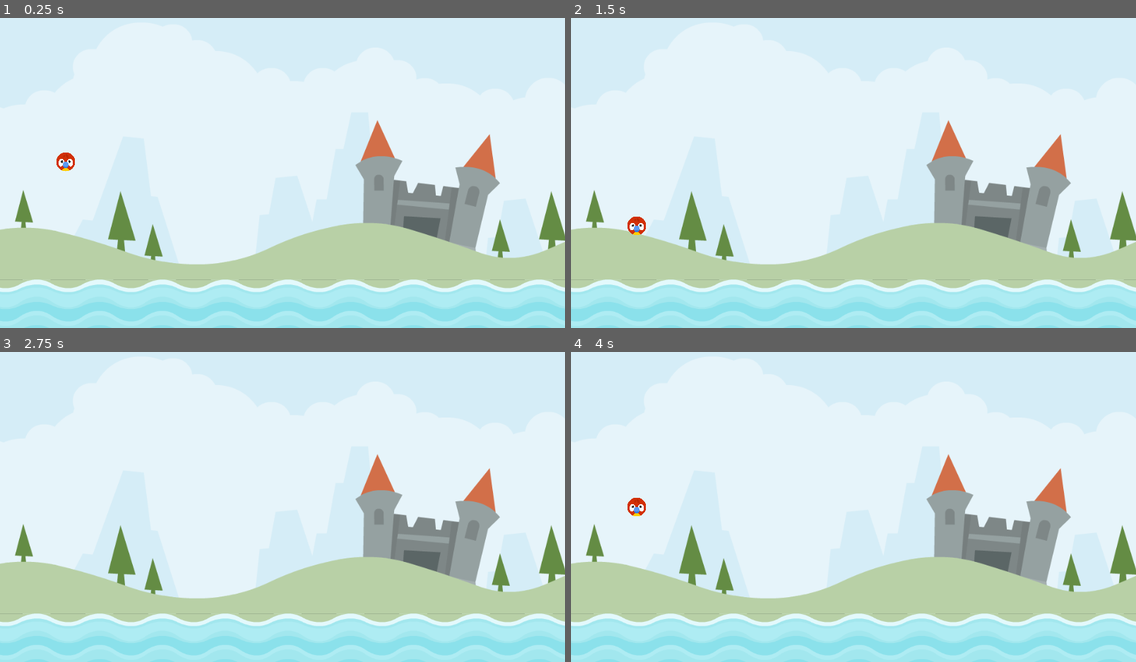
Above: before the commit, frames 1-4 (two rows, left to right).
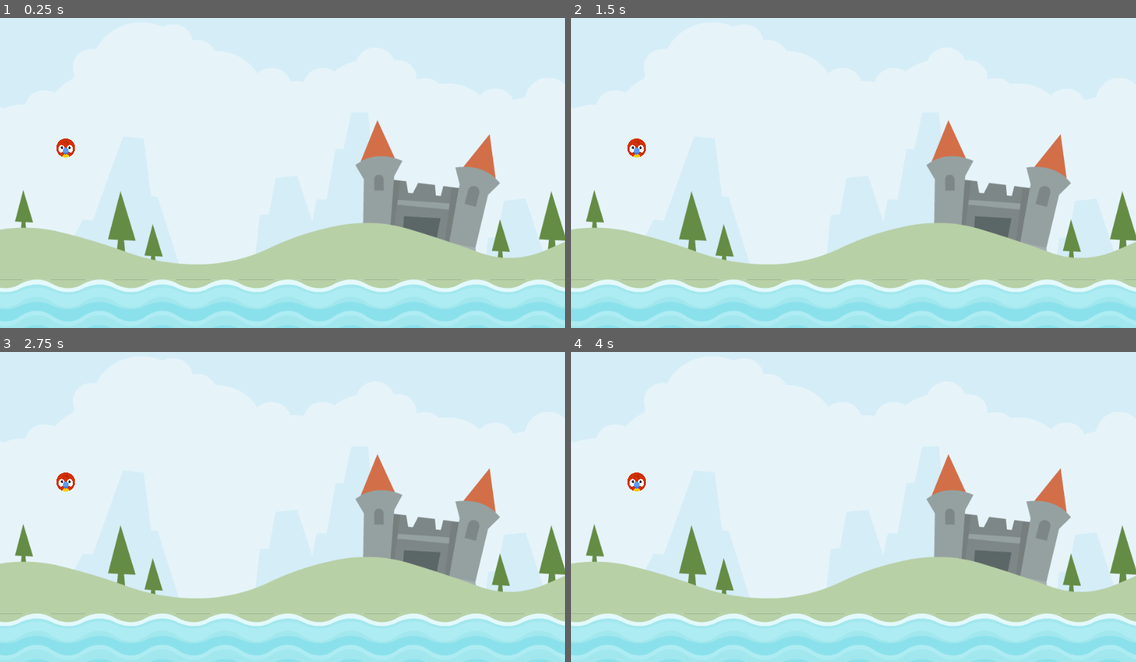
Above: after the commit, the same moments.

Repository: miguelbeltrancastro/Angry_Animals
Game: Godot game, scene res://scenes/level/level.tscn
The game is run twice, just before and just after one commit, with the same random seed, the same clock (stepped at 60 frames per second) and the same inputs.
Inputs (mouse positions are in pixels of both pictures, inside the frame that each line leads up to):
- Up to frame 1 (0.25 s): no input
- Up to frame 2 (1.5 s): move the mouse to (977, 154) at 0.52 s; press the mouse at (977, 154) at 0.53 s; release the mouse at (977, 154) at 1.25 s; drag from (740, 185) to (853, 324) at 1.27 s
- Up to frame 3 (2.75 s): move the mouse to (339, 432) at 2.02 s; press the mouse at (339, 432) at 2.03 s
- Up to frame 4 (4 s): release the mouse at (910, 432) at 2.75 s; drag from (825, 565) to (684, 457) at 2.77 s; move the mouse to (1023, 550) at 3.52 s; press the mouse at (1023, 550) at 3.53 s

The runs differ from the first frame. In frame 1, 0.3% of the frame differs, in the area x 10-14%, y 38-50%; in frame 2, 0.3%, in the area x 10-14%, y 38-70%; in frame 3, 0.2%; in frame 4, 0.3%.

Commit message:
Added animal states

Diff:
--- a/project.godot
+++ b/project.godot
@@ -23,6 +23,14 @@
 
 window/stretch/mode="canvas_items"
 
+[input]
+
+drag={
+"deadzone": 0.5,
+"events": [Object(InputEventMouseButton,"resource_local_to_scene":false,"resource_name":"","device":-1,"window_id":0,"alt_pressed":false,"shift_pressed":false,"ctrl_pressed":false,"meta_pressed":false,"button_mask":0,"position":Vector2(0, 0),"global_position":Vector2(0, 0),"factor":1.0,"button_index":1,"canceled":false,"pressed":false,"double_click":false,"script":null)
+]
+}
+
 [rendering]
 
 renderer/rendering_method="mobile"
--- a/scenes/animal/animal.gd
+++ b/scenes/animal/animal.gd
@@ -1,14 +1,40 @@
 extends RigidBody2D
 
+enum ANIMAL_STATE {READY, DRAG, RELEASE}
+var _state: ANIMAL_STATE = ANIMAL_STATE.READY
 
 # Called when the node enters the scene tree for the first time.
 func _ready():
 	pass # Replace with function body.
 
-
 # Called every frame. 'delta' is the elapsed time since the previous frame.
 func _physics_process(delta):
-	pass
+	update(delta)
+
+func set_new_state(new_state:ANIMAL_STATE) -> void:
+	_state = new_state
+	if _state == ANIMAL_STATE.RELEASE:
+		freeze = false
+	elif _state == ANIMAL_STATE.DRAG:
+		pass
+
+func detect_release() -> bool:
+	if _state == ANIMAL_STATE.DRAG:
+		if Input.is_action_just_released("drag") == true:
+			set_new_state(ANIMAL_STATE.RELEASE)
+			return true
+	return false
+
+func update_drag() -> void:
+	if detect_release() == true:
+		return
+	var gmp = get_global_mouse_position()
+	position = gmp
+
+func update(delta:float) -> void:
+	match _state:
+		ANIMAL_STATE.DRAG:
+			update_drag()
 
 func die() -> void:
 	SignalManager.on_animal_died.emit()
@@ -16,3 +42,7 @@
 
 func _on_visible_on_screen_notifier_2d_screen_exited():
 	die()
+
+func _on_input_event(viewport, event, shape_idx):
+	if _state == ANIMAL_STATE.READY and event.is_action_pressed("drag"):
+		set_new_state(ANIMAL_STATE.DRAG)
--- a/scenes/animal/animal.tscn
+++ b/scenes/animal/animal.tscn
@@ -7,6 +7,8 @@
 radius = 19.0
 
 [node name="Animal" type="RigidBody2D"]
+input_pickable = true
+freeze = true
 script = ExtResource("1_ksuy0")
 
 [node name="Sprite2D" type="Sprite2D" parent="."]
@@ -19,4 +21,5 @@
 [node name="VisibleOnScreenNotifier2D" type="VisibleOnScreenNotifier2D" parent="."]
 scale = Vector2(2.00096, 2.02227)
 
+[connection signal="input_event" from="." to="." method="_on_input_event"]
 [connection signal="screen_exited" from="VisibleOnScreenNotifier2D" to="." method="_on_visible_on_screen_notifier_2d_screen_exited"]
